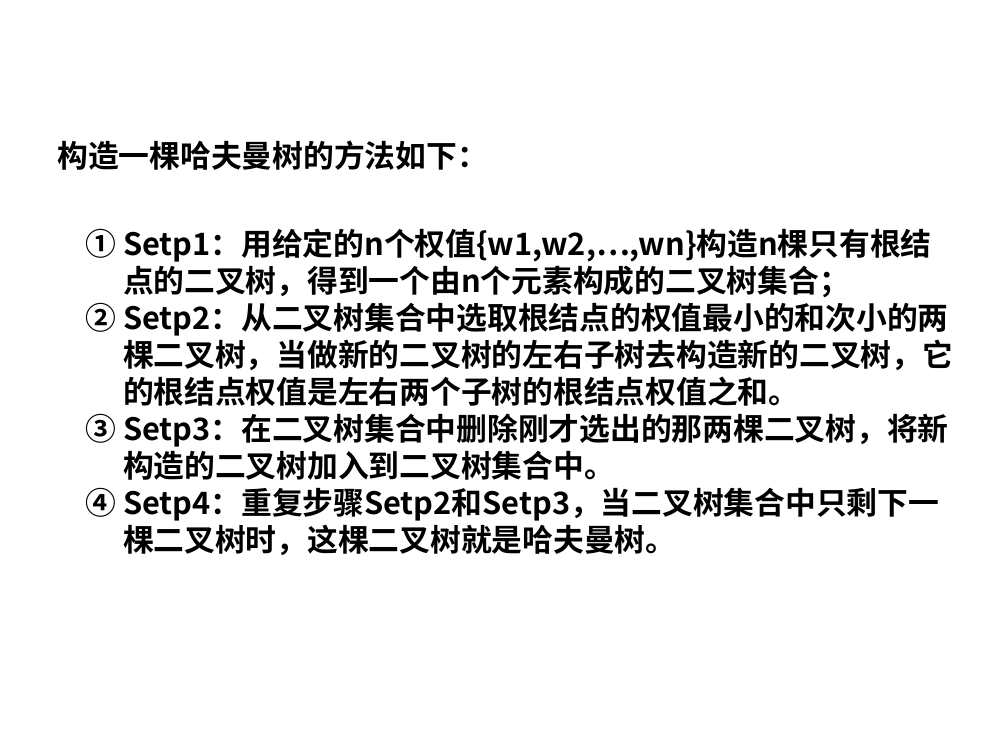
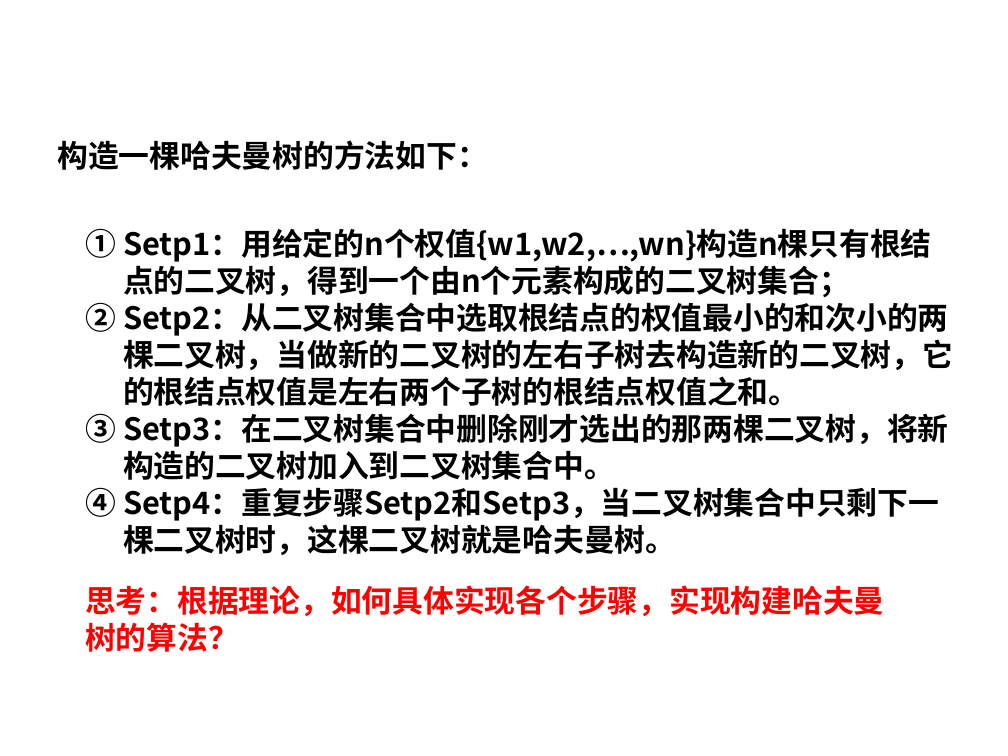
Before and after one commit to liutongling/DP, a slide deck: slide 28 of file/第4章 贪心法.pptx (slide 26 before the commit). Drawn at 1008x756 pixels with LibreOffice and Linux fonts; fonts in the diff are those of the drawing; background and template pictures are left out. Boxes give left, top, right and bottom in pixels: in the first picture for what was removed or moved away, otherwise in the second. Text is boxed around its words. In the diff, an @@ line names an element or a change of style, - is before the commit and + after.

Commit message:
实现堆，并且修改第四章内容。

```diff
--- a/file/第4章 贪心法.pptx
+++ b/file/第4章 贪心法.pptx
@@ text added at (x1=85, y1=585, x2=884, y2=652), 22 pt, text #FF0000, bold @@
+思考：根据理论，如何具体实现各个步骤，实现构建哈夫曼树的算法？
```
Also in this commit, not shown: 34 other slides changed, 2 slides added, 1 other file.
